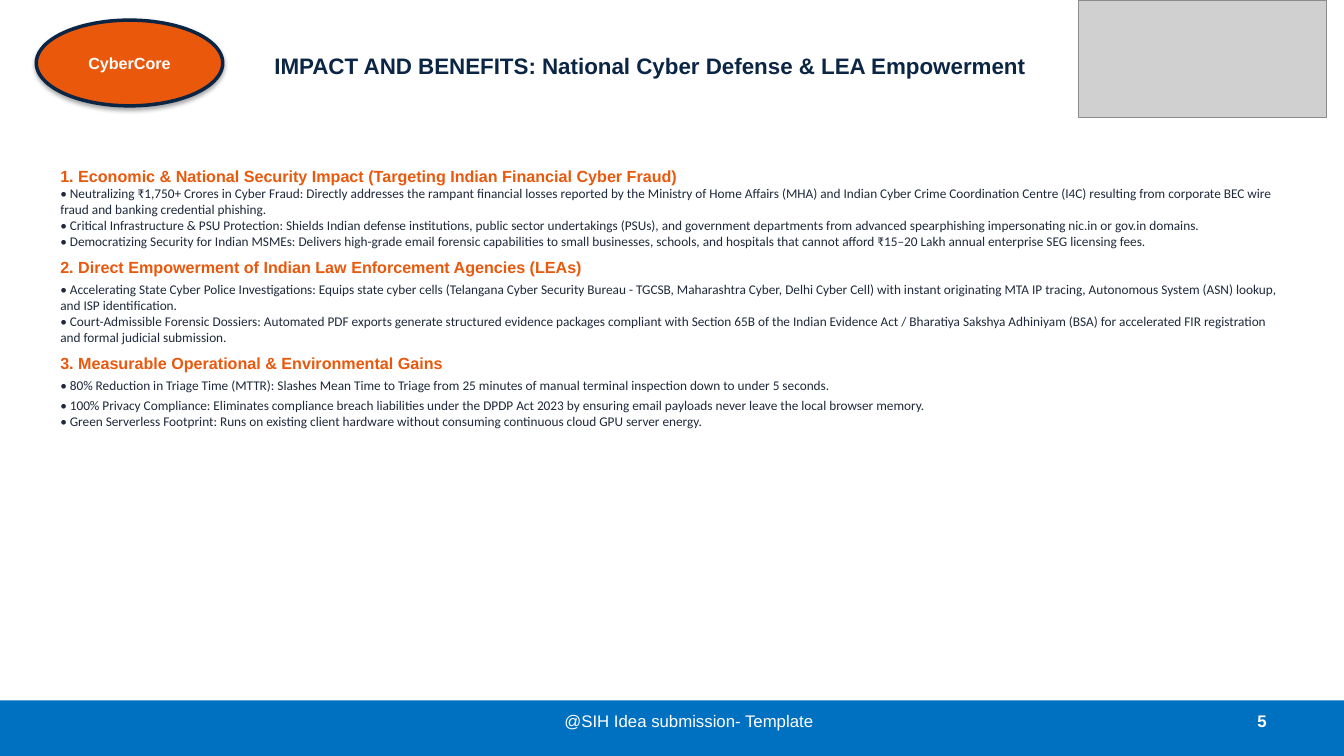
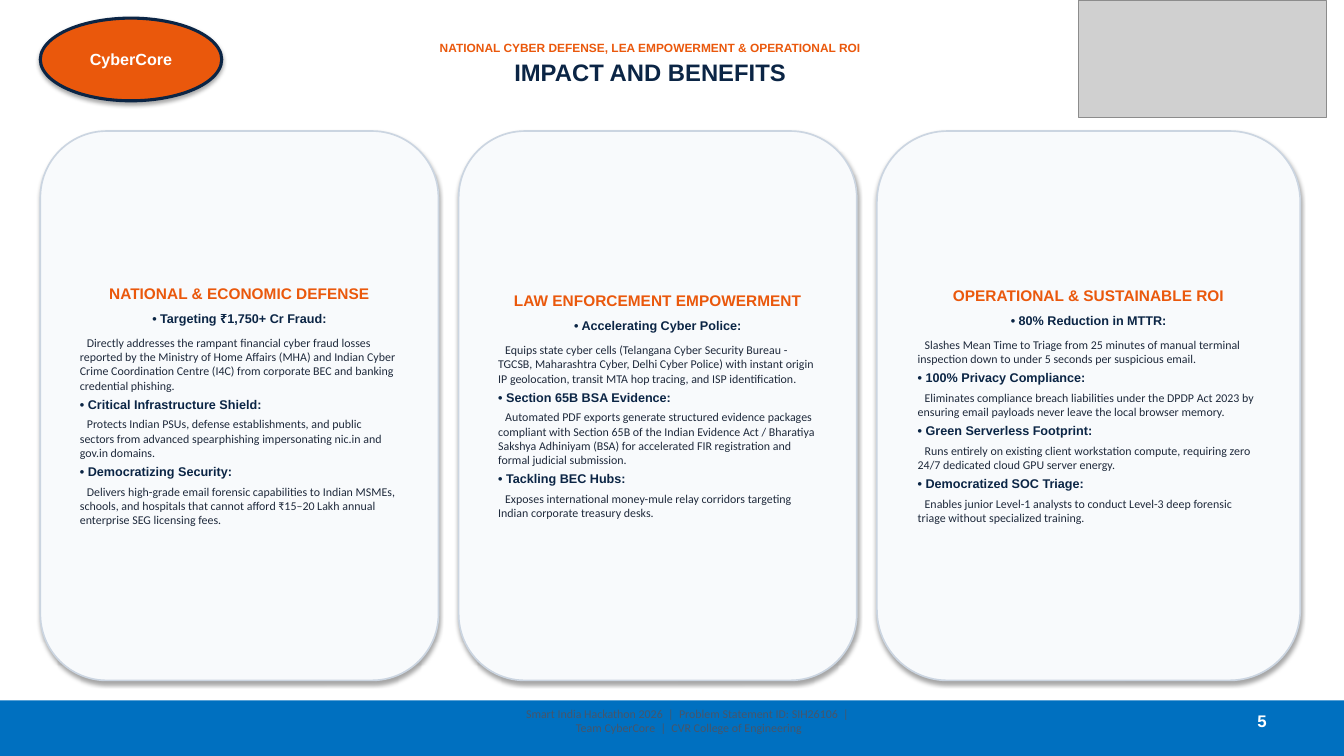
Before and after one commit to viswakpullepu/threatlens, a slide deck: slide 5 of SIH2026_ThreatLens_AI_Official_Submission.pptx. Drawn at 1344x756 pixels with LibreOffice and Linux fonts; fonts in the diff are those of the drawing; grey boxes stand for pictures. Boxes give left, top, right and bottom in pixels: in the first picture for what was removed or moved away, otherwise in the second. Text is boxed around its words. In the diff, an @@ line names an element or a change of style, - is before the commit and + after.

```diff
--- a/SIH2026_ThreatLens_AI_Official_Submission.pptx
+++ b/SIH2026_ThreatLens_AI_Official_Submission.pptx
@@ ellipse "CyberCore": place and size @@
-ellipse "CyberCore" at bbox=[36, 20, 223, 106]
+ellipse "CyberCore" at bbox=[40, 18, 222, 101]
@@ ellipse "CyberCore" at bbox=[40, 18, 222, 101]: outline #0B2545 2.5 pt to #0B2545 2.2 pt @@
@@ title at bbox=[440, 43, 860, 82]: text changed; size 16 to 8.5 pt; text colour #0B2545 to #EA580C @@
-IMPACT AND BENEFITS: National Cyber Defense & LEA Empowerment
+NATIONAL CYBER DEFENSE, LEA EMPOWERMENT & OPERATIONAL ROI
+IMPACT AND BENEFITS
@@ rounded rectangle added at bbox=[40, 131, 439, 681], fill #F8FAFC, outline #CBD5E1 1.2 pt, 8.5 pt, text #1E293B @@
+NATIONAL & ECONOMIC DEFENSE
+• Targeting ₹1,750+ Cr Fraud:
+Directly addresses the rampant financial cyber fraud losses reported by the Ministry of Home Affairs (MHA) and Indian Cyber Crime Coordination Centre (I4C) from corporate BEC and banking credential phishing.
+• Critical Infrastructure Shield:
+Protects Indian PSUs, defense establishments, and public sectors from advanced spearphishing impersonating nic.in and gov.in domains.
+• Democratizing Security:
+Delivers high-grade email forensic capabilities to Indian MSMEs, schools, and hospitals that cannot afford ₹15–20 Lakh annual enterprise SEG licensing fees.
@@ rounded rectangle added at bbox=[459, 131, 857, 681], fill #F8FAFC, outline #CBD5E1 1.2 pt, 8.5 pt, text #1E293B @@
+LAW ENFORCEMENT EMPOWERMENT
+• Accelerating Cyber Police:
+Equips state cyber cells (Telangana Cyber Security Bureau - TGCSB, Maharashtra Cyber, Delhi Cyber Police) with instant origin IP geolocation, transit MTA hop tracing, and ISP identification.
+• Section 65B BSA Evidence:
+Automated PDF exports generate structured evidence packages compliant with Section 65B of the Indian Evidence Act / Bharatiya Sakshya Adhiniyam (BSA) for accelerated FIR registration and formal judicial submission.
+• Tackling BEC Hubs:
+Exposes international money-mule relay corridors targeting Indian corporate treasury desks.
@@ rounded rectangle added at bbox=[877, 131, 1301, 681], fill #F8FAFC, outline #CBD5E1 1.2 pt, 8.5 pt, text #1E293B @@
+OPERATIONAL & SUSTAINABLE ROI
+• 80% Reduction in MTTR:
+Slashes Mean Time to Triage from 25 minutes of manual terminal inspection down to under 5 seconds per suspicious email.
+• 100% Privacy Compliance:
+Eliminates compliance breach liabilities under the DPDP Act 2023 by ensuring email payloads never leave the local browser memory.
+• Green Serverless Footprint:
+Runs entirely on existing client workstation compute, requiring zero 24/7 dedicated cloud GPU server energy.
+• Democratized SOC Triage:
+Enables junior Level-1 analysts to conduct Level-3 deep forensic triage without specialized training.
@@ text removed at bbox=[60, 170, 1276, 429] @@
-1. Economic & National Security Impact (Targeting Indian Financial Cyber Fraud)
-• Neutralizing ₹1,750+ Crores in Cyber Fraud: Directly addresses the rampant financial losses reported by the Ministry of Home Affairs (MHA) and Indian Cyber Crime Coordination Centre (I4C) resulting from corporate BEC wire fraud and banking credential phishing.
-• Critical Infrastructure & PSU Protection: Shields Indian defense institutions, public sector undertakings (PSUs), and government departments from advanced spearphishing impersonating nic.in or gov.in domains.
-• Democratizing Security for Indian MSMEs: Delivers high-grade email forensic capabilities to small businesses, schools, and hospitals that cannot afford ₹15–20 Lakh annual enterprise SEG licensing fees.
-2. Direct Empowerment of Indian Law Enforcement Agencies (LEAs)
-• Accelerating State Cyber Police Investigations: Equips state cyber cells (Telangana Cyber Security Bureau - TGCSB, Maharashtra Cyber, Delhi Cyber Cell) with instant originating MTA IP tracing, Autonomous System (ASN) lookup, and ISP identification.
-• Court-Admissible Forensic Dossiers: Automated PDF exports generate structured evidence packages compliant with Section 65B of the Indian Evidence Act / Bharatiya Sakshya Adhiniyam (BSA) for accelerated FIR registration and formal judicial submission.
-3. Measurable Operational & Environmental Gains
-• 80% Reduction in Triage Time (MTTR): Slashes Mean Time to Triage from 25 minutes of manual terminal inspection down to under 5 seconds.
-• 100% Privacy Compliance: Eliminates compliance breach liabilities under the DPDP Act 2023 by ensuring email payloads never leave the local browser memory.
-• Green Serverless Footprint: Runs on existing client hardware without consuming continuous cloud GPU server energy.
@@ text removed at bbox=[564, 715, 813, 731] @@
-@SIH Idea submission- Template
```
Also in this commit, not shown: 5 other slides changed, 1 other file.
